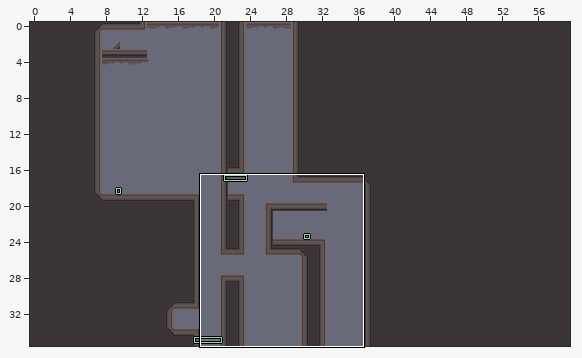
LDtk project, stored at Levels/World_3/Level_3-4.ldtk. The picture above shows the old version from afar; the outline marks the close-up.
Close-up. The starting point:
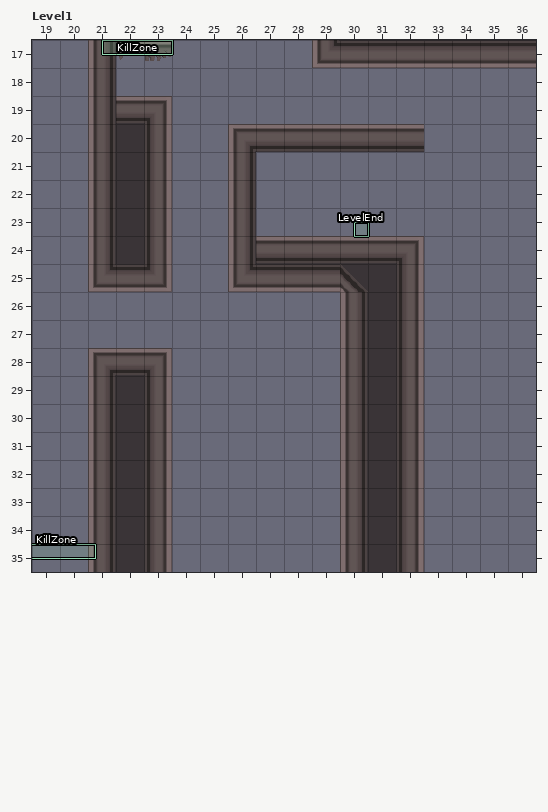
Cells are 32x32 px. Shown: Level1 x 19..36, y 17..35. The commit also changed other parts of the map, which this record leaves out.
New version:
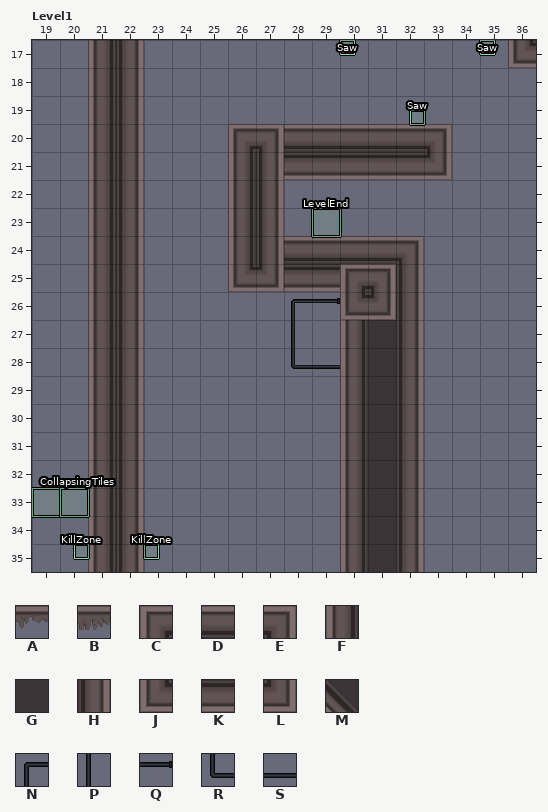
Key: from "Props": A 22, B 30; from "Tiles_sheet_world3": C 0, D 1, E 2, F 8, G 9, H 10, J 16, K 17, L 18, M 32 flipped up-down, N 40, P 48, Q 54, R 56, S 57.
_ is an empty cell.
Objects are placed by their top-left corner, in cells (3,4 is the top-left corner of cell 3,4); size is 1x1 cell unless given.
The edit:
{"where": "layer \"Props\" (removed)"}
{"y":17,"x":22,"old":"AB","new":"__"}
{"where": "layer \"Tiles\""}
{"y":17,"x":22,"old":"_","new":"H"}
{"y":17,"x":29,"old":"JKKKKKKK","new":"_______J"}
{"y":18,"x":22,"old":"_","new":"H"}
{"y":19,"x":22,"old":"DE","new":"H_"}
{"y":20,"x":22,"old":"GH","new":"H_"}
{"y":20,"x":27,"old":"D","new":"E"}
{"y":20,"x":33,"old":"_","new":"E"}
{"y":21,"x":22,"old":"GH","new":"H_"}
{"y":21,"x":27,"old":"_______","new":"HKKKKKL"}
{"y":22,"x":22,"old":"GH","new":"H_"}
{"y":22,"x":27,"old":"_","new":"H"}
{"y":23,"x":22,"old":"GH","new":"H_"}
{"y":23,"x":27,"old":"_","new":"H"}
{"y":24,"x":22,"old":"GH","new":"H_"}
{"y":24,"x":27,"old":"D","new":"H"}
{"y":25,"x":21,"old":"JKL","new":"FH_"}
{"y":25,"x":27,"old":"K","new":"L"}
{"y":25,"x":30,"old":"MG","new":"CE"}
{"y":26,"x":21,"old":"__","new":"FH"}
{"y":26,"x":28,"old":"__FG","new":"NQJL"}
{"y":27,"x":21,"old":"__","new":"FH"}
{"y":27,"x":28,"old":"_","new":"P"}
{"y":28,"x":21,"old":"CDE","new":"FH_"}
{"y":28,"x":28,"old":"__","new":"RS"}
{"y":29,"x":22,"old":"GH","new":"H_"}
{"y":30,"x":22,"old":"GH","new":"H_"}
{"y":31,"x":22,"old":"GH","new":"H_"}
{"y":32,"x":22,"old":"GH","new":"H_"}
{"y":33,"x":22,"old":"GH","new":"H_"}
{"y":34,"x":22,"old":"GH","new":"H_"}
{"y":35,"x":22,"old":"GH","new":"H_"}
{"where": "layer \"Entities\""}
{"was": "\"LevelEnd\" rectangle at 30.5,23.5 size 0.5x0.5", "now": "\"LevelEnd\" rectangle at 29,23"}
{"was": "\"KillZone\" rectangle at 18.2,35 size 3x0.5", "now": "\"KillZone\" rectangle at 20.5,35 size 0.5x0.5"}
{"was": "\"KillZone\" rectangle at 21.5,17 size 2.5x0.5", "now": "\"KillZone\" rectangle at 23,35 size 0.5x0.5"}
{"now": "\"CollapsingTiles\" rectangle at 19,33"}
{"now": "\"CollapsingTiles\" rectangle at 20,33"}
{"now": "\"Saw\" rectangle at 30,17 size 0.5x0.5"}
{"now": "\"Saw\" rectangle at 32.5,19.5 size 0.5x0.5"}
{"now": "\"Saw\" rectangle at 35,17 size 0.5x0.5"}
